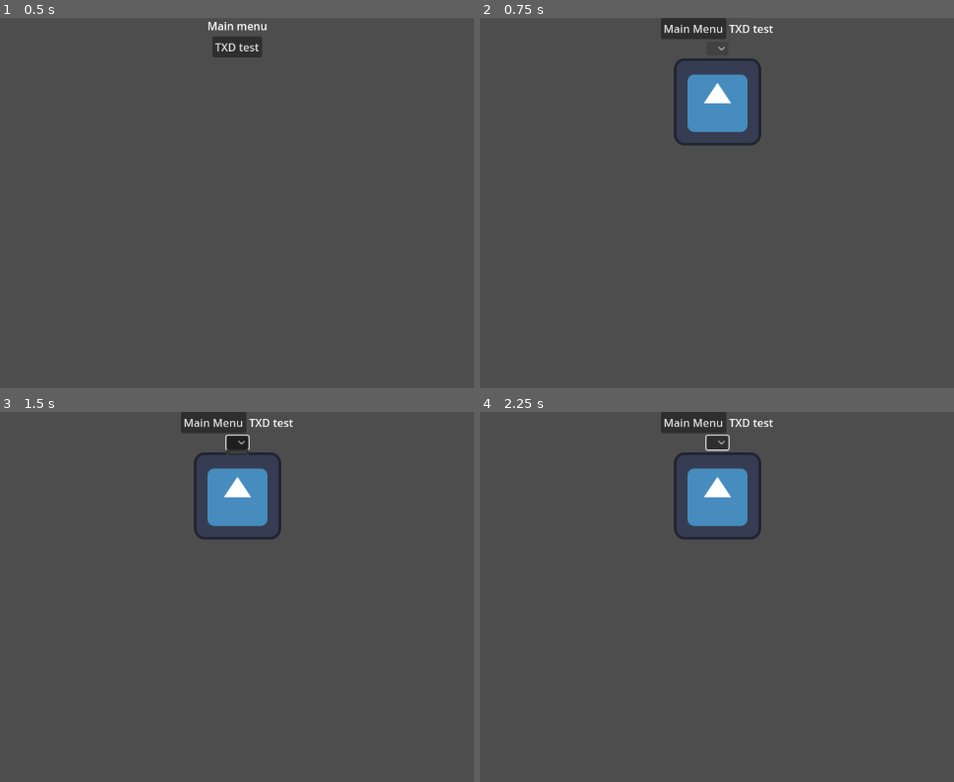
Above: before the commit, frames 1-4 (two rows, left to right).
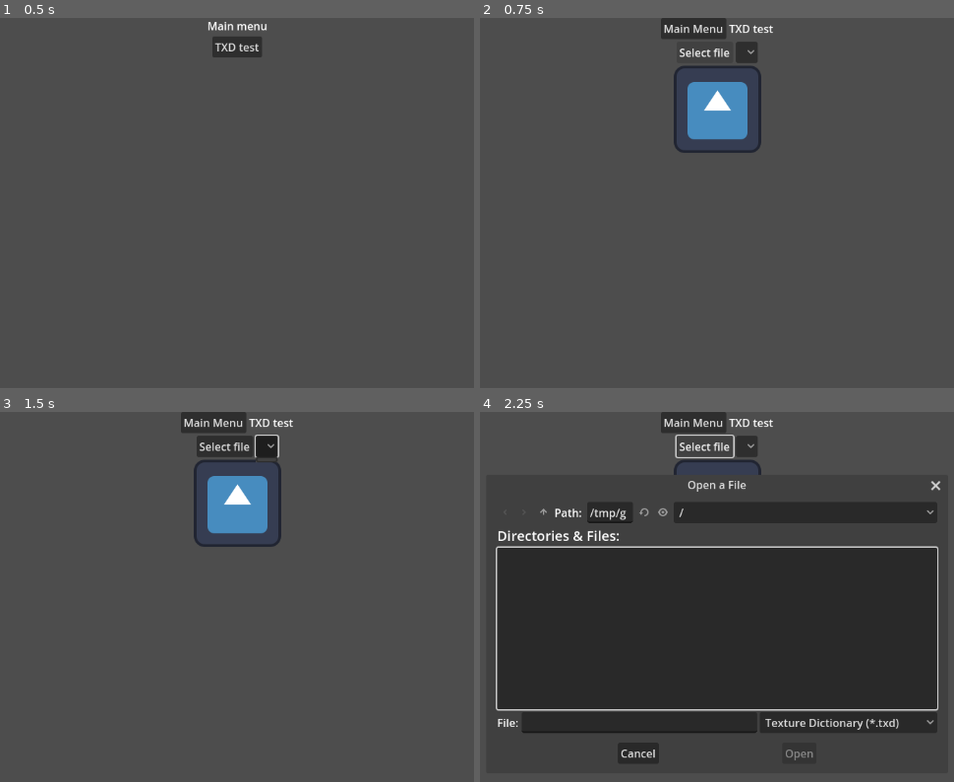
Above: after the commit, the same moments.

Repository: FOSS-Supremacy/OpenLiberty
Game: Godot game, scene res://startup.tscn
Same seed, same stepped clock (60 frames per second), same inputs: the game is played once before the commit and once after it. The engine's default icon, where the game draws it, is replaced by a stand-in: a white triangle on a blue panel in a dark square.
Inputs (mouse positions are in pixels of both pictures, inside the frame that each line leads up to; where the layout moved, square brackets give the same spot in the first picture):
- Up to frame 1 (0.5 s): no input
- Up to frame 2 (0.75 s): click "TXD test" at 0.5 s
- Up to frame 3 (1.5 s): click (265, 445) [237, 441] at 1.25 s
- Up to frame 4 (2.25 s): click (702, 445) at 2 s, where only the run after the commit has a clickable "Select file"

Frame 1 is identical in both runs. In frame 2, 1.6% of the frame differs, in the area x 40-60%, y 6-37%; in frame 3, 1.9%; in frame 4, 54%, in the area x 3-98%, y 6-96%.
Error before the commit: Assertion failed. (res://scenes/txd/txd.gd:9)

Commit message:
Update TXD test scene

Diff:
--- a/scenes/txd/txd.gd
+++ b/scenes/txd/txd.gd
@@ -5,6 +5,7 @@
 
 
 func _ready() -> void:
+	return
 	var file := FileAccess.open(GameManager.gta_path + "models/menu.txd", FileAccess.READ)
 	assert(file != null)
 
@@ -18,3 +19,25 @@
 func _load_image(index: int):
 	$VBoxContainer/TextureRect.texture = null
 	$VBoxContainer/TextureRect.texture = ImageTexture.create_from_image(txd.textures[index].image)
+
+
+func _select_file():
+	var dialog := FileDialog.new()
+	dialog.access = FileDialog.ACCESS_FILESYSTEM
+	dialog.current_dir = GameManager.gta_path
+	dialog.file_mode = FileDialog.FILE_MODE_OPEN_FILE
+	dialog.add_filter("*.txd", "Texture Dictionary")
+
+	add_child(dialog)
+	dialog.popup_centered(Vector2i(600, 400))
+	var file_path := (await dialog.file_selected) as String
+	remove_child(dialog)
+
+	var file := FileAccess.open(file_path, FileAccess.READ)
+	assert(file_path != null)
+
+	txd = RWTextureDict.new(file)
+	$VBoxContainer/HBoxContainer/OptionButton.clear()
+	for raster in txd.textures:
+		$VBoxContainer/HBoxContainer/OptionButton.add_item(raster.name)
+	_load_image(0)
--- a/scenes/txd/txd.tscn
+++ b/scenes/txd/txd.tscn
@@ -41,23 +41,37 @@
 offset_bottom = 28.0
 text = "TXD test"
 
-[node name="OptionButton" type="OptionButton" parent="VBoxContainer"]
+[node name="HBoxContainer" type="HBoxContainer" parent="VBoxContainer"]
 layout_mode = 2
-offset_left = 569.0
 offset_top = 35.0
-offset_right = 583.0
-offset_bottom = 55.0
+offset_right = 1152.0
+offset_bottom = 66.0
+alignment = 1
+
+[node name="Button" type="Button" parent="VBoxContainer/HBoxContainer"]
+layout_mode = 2
+offset_left = 525.0
+offset_right = 608.0
+offset_bottom = 31.0
+text = "Select file"
+
+[node name="OptionButton" type="OptionButton" parent="VBoxContainer/HBoxContainer"]
+layout_mode = 2
+offset_left = 612.0
+offset_right = 626.0
+offset_bottom = 31.0
 size_flags_horizontal = 4
 
 [node name="TextureRect" type="TextureRect" parent="VBoxContainer"]
 layout_mode = 2
 offset_left = 512.0
-offset_top = 59.0
+offset_top = 70.0
 offset_right = 640.0
-offset_bottom = 187.0
+offset_bottom = 198.0
 size_flags_horizontal = 4
 size_flags_vertical = 4
 texture = ExtResource("3_y7lf0")
 stretch_mode = 4
 
-[connection signal="item_selected" from="VBoxContainer/OptionButton" to="." method="_load_image"]
+[connection signal="pressed" from="VBoxContainer/HBoxContainer/Button" to="." method="_select_file"]
+[connection signal="item_selected" from="VBoxContainer/HBoxContainer/OptionButton" to="." method="_load_image"]
